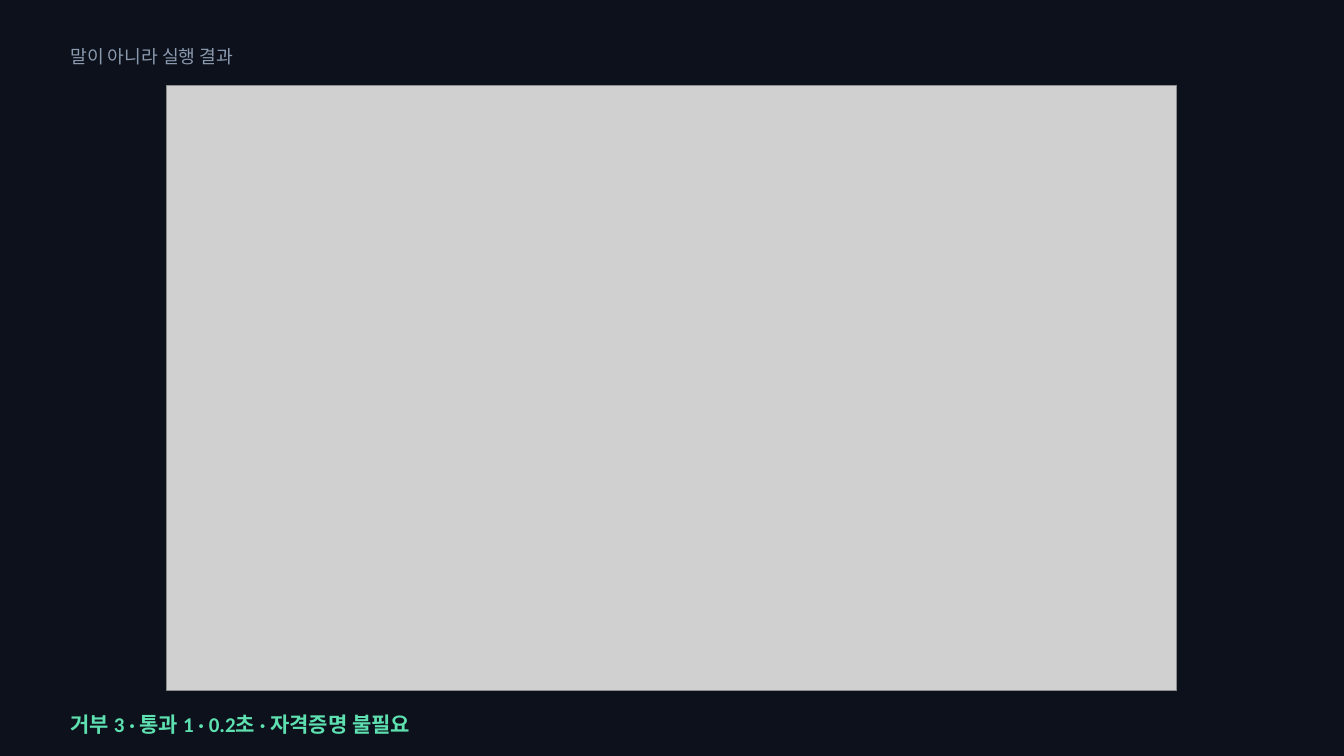
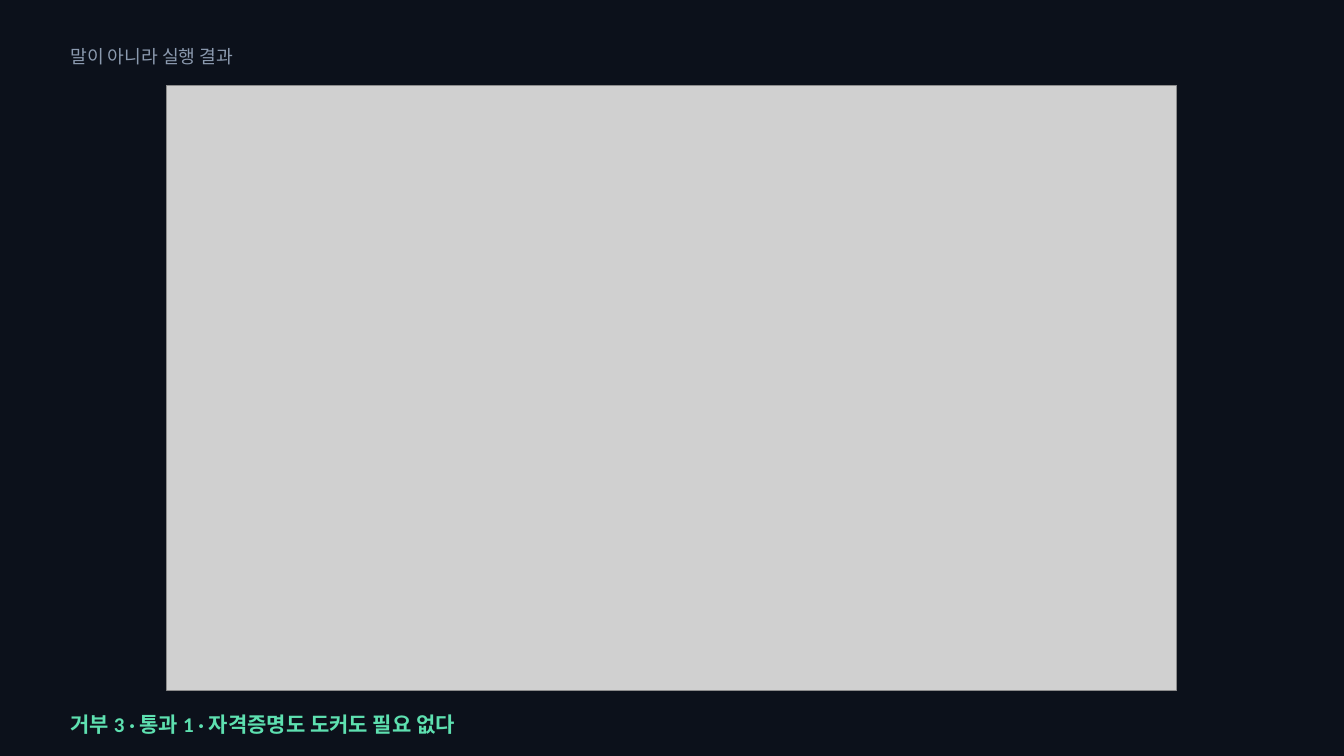
Before and after one commit to SeoDongOk/proof-of-track-record, a slide deck: slide 8 of deck/proof-of-track-record.pptx. Drawn at 1344x756 pixels with LibreOffice and Linux fonts; fonts in the diff are those of the drawing; grey boxes stand for pictures. Boxes give left, top, right and bottom in pixels: in the first picture for what was removed or moved away, otherwise in the second. Text is boxed around its words. In the diff, an @@ line names an element or a change of style, - is before the commit and + after.

```diff
--- a/deck/proof-of-track-record.pptx
+++ b/deck/proof-of-track-record.pptx
@@ text at (71,714,455,734): text changed @@
-거부 3 · 통과 1 · 0.2초 · 자격증명 불필요
+거부 3 · 통과 1 · 자격증명도 도커도 필요 없다
```
Also in this commit, not shown: 6 other slides changed, 26 other files.
